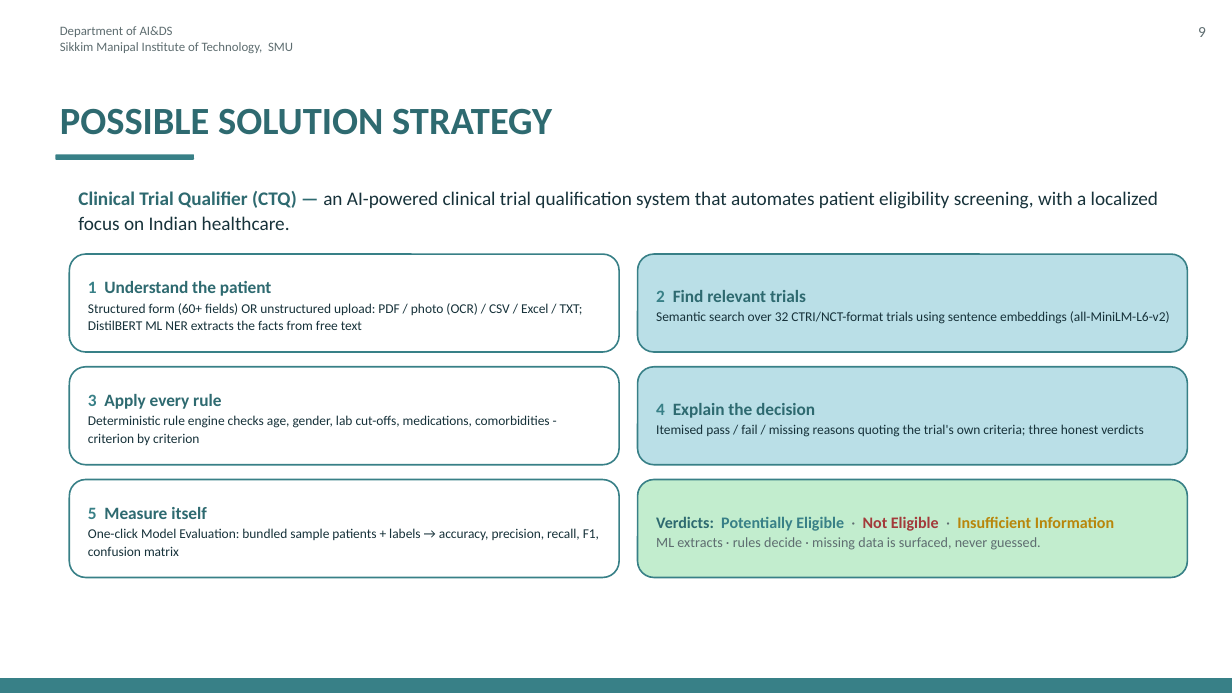
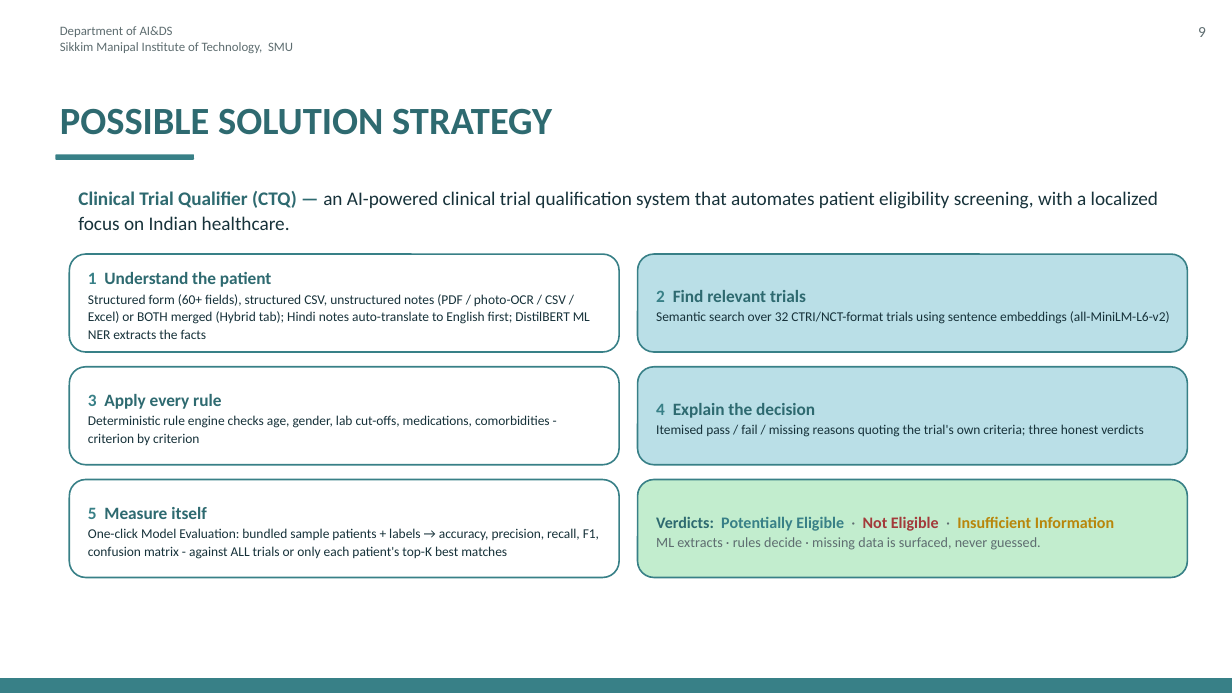
Before and after one commit to PragyaJ23/CTQ, a slide deck: slide 11 of CTQ_Presentation.pptx. Drawn at 1232x693 pixels with LibreOffice and Linux fonts; fonts in the diff are those of the drawing. Boxes give left, top, right and bottom in pixels: in the first picture for what was removed or moved away, otherwise in the second. Text is boxed around its words. In the diff, an @@ line names an element or a change of style, - is before the commit and + after.

```diff
--- a/CTQ_Presentation.pptx
+++ b/CTQ_Presentation.pptx
@@ text in rounded rectangle at [88,294,590,339]: text changed @@
-Structured form (60+ fields) OR unstructured upload: PDF / photo (OCR) / CSV / Excel / TXT; DistilBERT ML NER extracts the facts from free text
+Structured form (60+ fields), structured CSV, unstructured notes (PDF / photo-OCR / CSV / Excel) or BOTH merged (Hybrid tab); Hindi notes auto-translate to English first; DistilBERT ML NER extracts the facts
@@ text in rounded rectangle at [88,528,599,559]: text changed @@
-One-click Model Evaluation: bundled sample patients + labels → accuracy, precision, recall, F1, confusion matrix
+One-click Model Evaluation: bundled sample patients + labels → accuracy, precision, recall, F1, confusion matrix - against ALL trials or only each patient's top-K best matches
```
Also in this commit, not shown: 9 other slides changed, 31 other files.
